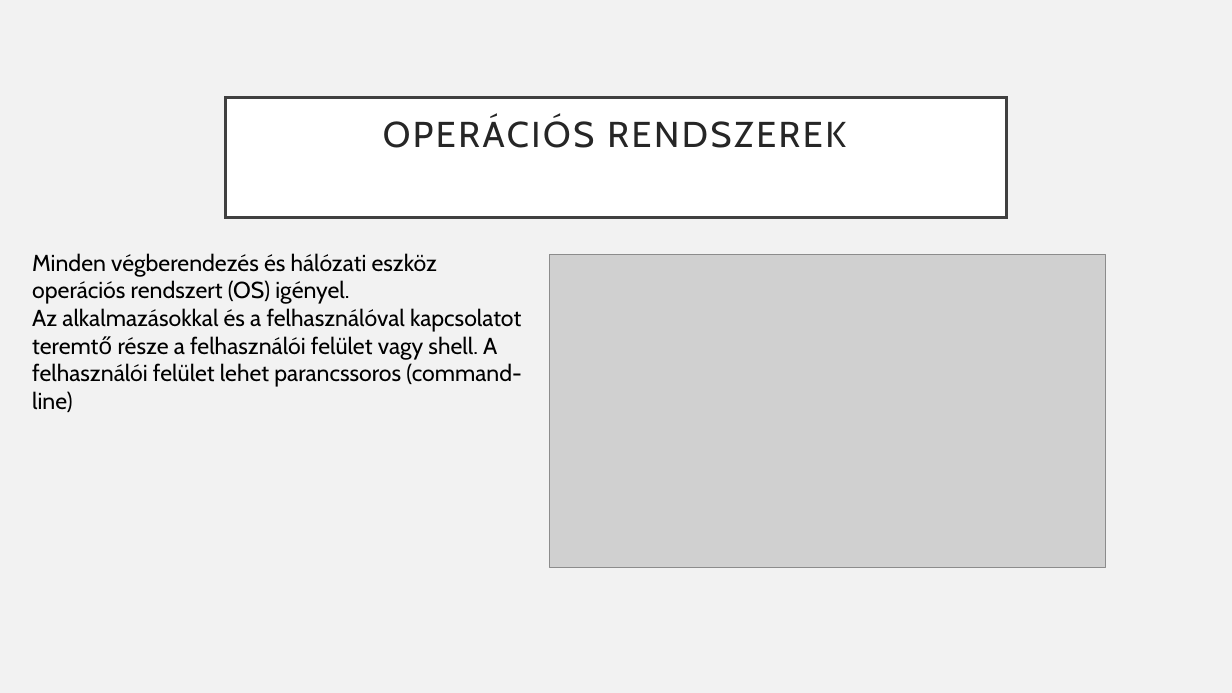
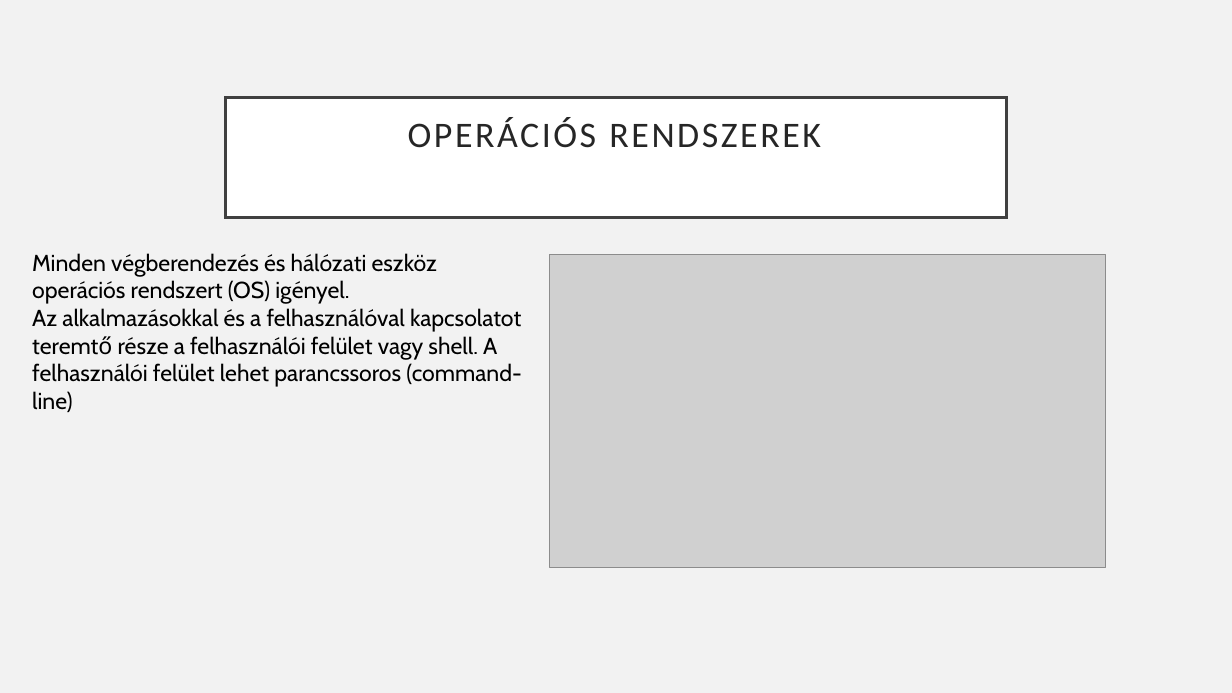
Before and after one commit to Feenc/sulishtml, a slide deck: slide 16 of cisco/cisco2.pptx. Drawn at 1232x693 pixels with LibreOffice and Linux fonts; fonts in the diff are those of the drawing; grey boxes stand for pictures. Boxes give left, top, right and bottom in pixels: in the first picture for what was removed or moved away, otherwise in the second. Text is boxed around its words. In the diff, an @@ line names an element or a change of style, - is before the commit and + after.

```diff
--- a/cisco/cisco2.pptx
+++ b/cisco/cisco2.pptx
@@ title "OPERÁCIÓS RENDSZEREK" at [226,97,1006,217]: font Cabin to Calibri @@
```
Also in this commit, not shown: 4 other slides changed, 6 slides added.
